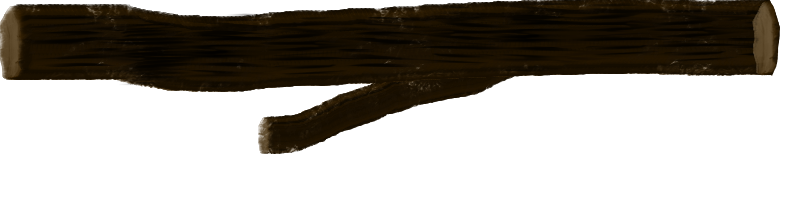
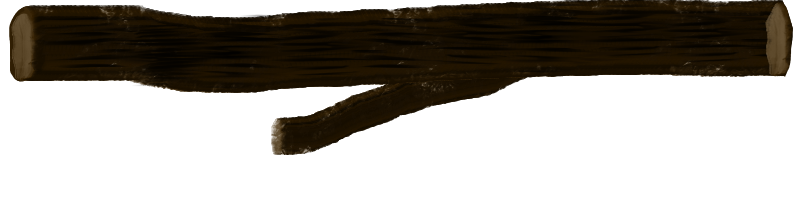
Layer changes from the first 800px x 200px image to the second:
painted on "Paint Layer 3" over [0,0,793,129]
painted on "Paint Layer 2" over [0,0,793,129]
painted on "Paint Layer 1" over [0,0,653,155]
